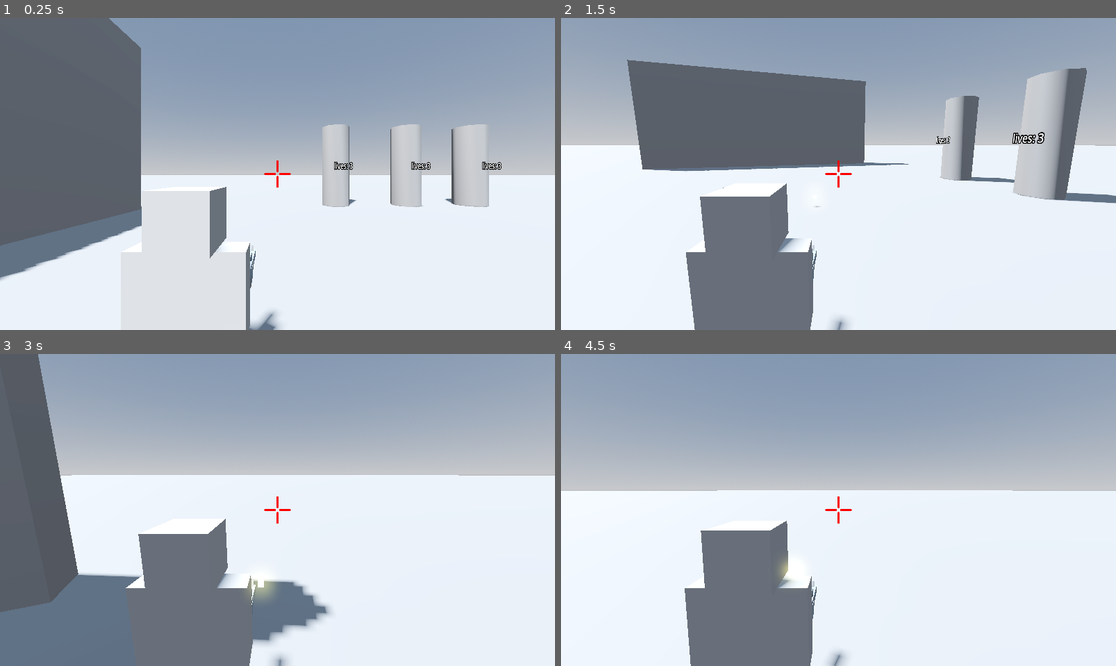
Above: before the commit, frames 1-4 (two rows, left to right).
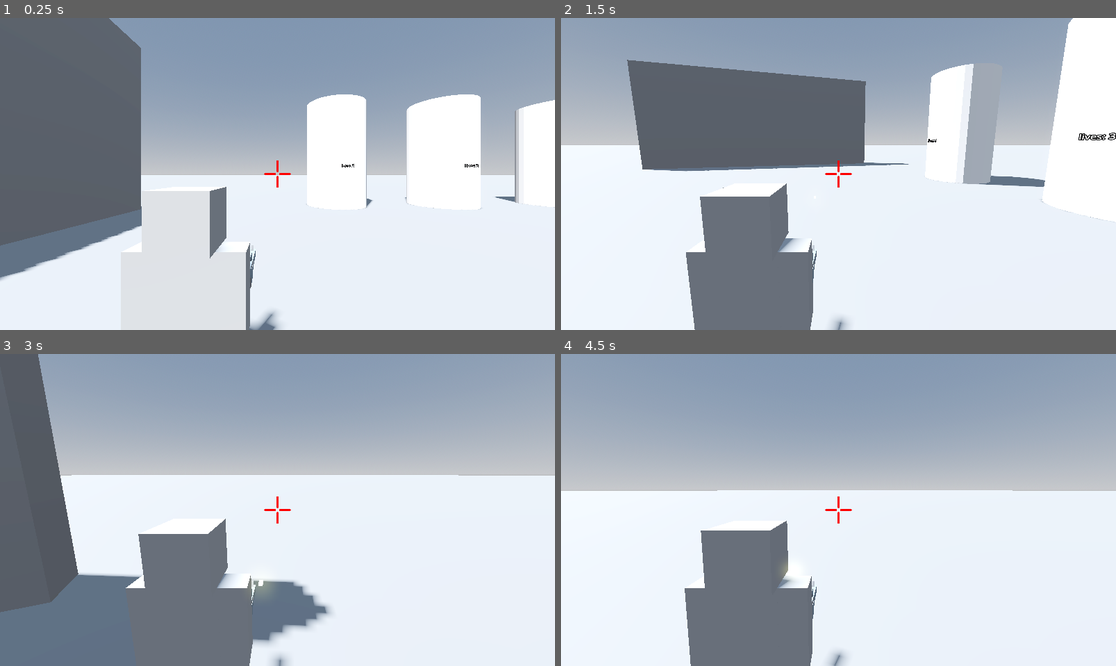
Above: after the commit, the same moments.

Repository: cheskya/ISCS3014-Project5
Game: Godot game, scene res://main.tscn
The game is run twice, just before and just after one commit, with the same random seed, the same clock (stepped at 60 frames per second) and the same inputs.
Inputs (mouse positions are in pixels of both pictures, inside the frame that each line leads up to):
- Up to frame 1 (0.25 s): no input
- Up to frame 2 (1.5 s): tap Enter at 0.5 s; move the mouse to (960, 158) at 0.52 s; press the mouse at (960, 158) at 0.53 s; hold D (move_right) 0.53-1.28 s; move the mouse to (810, 174) at 1.27 s; release the mouse at (810, 174) at 1.28 s; hold W (move_forward) from 1.28 s (still down); tap Space (shoot) at 1.35 s
- Up to frame 3 (3 s): keep holding W (move_forward); move the mouse to (288, 503) at 2.02 s; press the mouse at (288, 503) at 2.03 s; move the mouse to (271, 516) at 2.77 s; release the mouse at (271, 516) at 2.78 s; tap Space (shoot) at 2.85 s
- Up to frame 4 (4.5 s): keep holding W (move_forward); move the mouse to (877, 513) at 3.52 s; press the mouse at (877, 513) at 3.53 s; move the mouse to (794, 506) at 4.27 s; release the mouse at (794, 506) at 4.28 s; tap Space (shoot) at 4.35 s

The runs differ from the first frame. In frame 1, 9.7% of the frame differs, in the area x 55-100%, y 24-62%; in frame 2, 10%, in the area x 45-100%, y 0-65%; in frame 3, 0.1%; in frame 4, less than 0.1%.

Commit message:
Change enemy behavior and fix enemy explosion

Diff:
--- a/main.gd
+++ b/main.gd
@@ -5,11 +5,11 @@
 
 
 # Called when the node enters the scene tree for the first time.
-func _ready() -> void:
-	enemyList = get_tree().get_nodes_in_group("enemies")
-	print(enemyList)
-	for enemy in enemyList:
-			enemy.enemy_killed.connect(_on_enemy_killed)
+#func _ready() -> void:
+	#enemyList = get_tree().get_nodes_in_group("enemies")
+	#print(enemyList)
+	#for enemy in enemyList:
+			#enemy.enemy_killed.connect(_on_enemy_killed)
 
 
 # Called every frame. 'delta' is the elapsed time since the previous frame.
@@ -17,5 +17,5 @@
 	pass
 
 
-func _on_enemy_killed(enemy) -> void:
-	enemyGroup.remove_child(enemy)
+#func _on_enemy_killed(enemy) -> void:
+	#enemyGroup.remove_child(enemy)
--- a/main.tscn
+++ b/main.tscn
@@ -33,20 +33,21 @@
 
 [node name="Enemies" type="CSGCombiner3D" parent="."]
 use_collision = true
-collision_layer = 24
+collision_layer = 16
 
 [node name="Enemy" parent="Enemies" instance=ExtResource("2_l6v80")]
-transform = Transform3D(1.49023, 0, 0, 0, 2.1942, 0, 0, 0, 1.49023, 0, 3.08267, 10.6746)
+transform = Transform3D(1, 0, 0, 0, 1, 0, 0, 0, 1, 0, 3.08267, 10.6746)
 
 [node name="Enemy2" parent="Enemies" instance=ExtResource("2_l6v80")]
-transform = Transform3D(1.49023, 0, 0, 0, 2.1942, 0, 0, 0, 1.49023, -3.84146, 3.08267, 10.6746)
+transform = Transform3D(1, 0, 0, 0, 1, 0, 0, 0, 1, -5.75826, 3.08267, 10.6746)
 
 [node name="Enemy3" parent="Enemies" instance=ExtResource("2_l6v80")]
-transform = Transform3D(1.49023, 0, 0, 0, 2.1942, 0, 0, 0, 1.49023, -7.35761, 3.08267, 10.6746)
+transform = Transform3D(1, 0, 0, 0, 1, 0, 0, 0, 1, -12.2365, 3.08267, 10.6746)
 
 [node name="Indestructibles" type="CSGCombiner3D" parent="."]
 use_collision = true
-collision_layer = 18
+collision_layer = 16
+collision_mask = 5
 
 [node name="Wall" type="CSGBox3D" parent="Indestructibles"]
 transform = Transform3D(1, 0, 0, 0, 5.32, 0, 0, 0, 14.62, 10.2749, 4.2356, 0.238056)
--- a/scenes/bullet/bullet.gd
+++ b/scenes/bullet/bullet.gd
@@ -1,4 +1,4 @@
-extends RigidBody3D
+extends Area3D
 
 @export var speed = 50.0
 @export var collisions = 0
@@ -6,29 +6,46 @@
 @onready var mesh = $MeshInstance3D
 @onready var ray = $RayCast3D
 @onready var particles = $GPUParticles3D
+@onready var life_timer = $LifeTimer
+@onready var explosion_timer = $ExplosionTimer
 
 var direction
 var is_moving = false
 
+
+func _ready():
+	life_timer.start()
+
+
 func _physics_process(delta):
 	if is_moving:
 		position += direction * speed * delta
-		if ray.is_colliding():
-			collisions += 1
-			get_parent().remove_child(self)
-			queue_free()
-			mesh.visible = false
-			particles.emitting = true
-			if (ray.get_collider().is_in_group("enemies")):
-				print("enemy")
-			else:
-				print("indestructible")
 
 
 func start():
 	is_moving = true
 
 
-func _on_timer_timeout():
+func _on_life_timer_timeout():
 	get_parent().remove_child(self)
 	queue_free()
+
+
+func _on_explosion_timer_timeout():
+	get_parent().remove_child(self)
+	queue_free()
+
+
+func _on_area_entered(area: Area3D) -> void:
+	#mesh.visible = false
+	print(area)
+	particles.emitting = true
+	explosion_timer.start()
+	get_parent().remove_child(self)
+	queue_free()
+
+
+func _on_body_entered(body: Node3D) -> void:
+	print(body)
+	particles.emitting = true
+	explosion_timer.start()
--- a/scenes/bullet/bullet.tscn
+++ b/scenes/bullet/bullet.tscn
@@ -11,6 +11,7 @@
 emission_energy_multiplier = 8.1
 
 [sub_resource type="BoxShape3D" id="BoxShape3D_n6r41"]
+size = Vector3(1.07959, 1.07104, 1)
 
 [sub_resource type="ParticleProcessMaterial" id="ParticleProcessMaterial_1ixsa"]
 initial_velocity_min = 3.0
@@ -26,10 +27,9 @@
 material = SubResource("StandardMaterial3D_t30th")
 size = Vector3(0.04, 0.04, 0.04)
 
-[node name="Bullet" type="RigidBody3D"]
+[node name="Bullet" type="Area3D"]
 collision_layer = 4
-collision_mask = 0
-gravity_scale = 0.0
+collision_mask = 16
 script = ExtResource("1_b6w8w")
 
 [node name="MeshInstance3D" type="MeshInstance3D" parent="."]
@@ -40,11 +40,12 @@
 
 [node name="RayCast3D" type="RayCast3D" parent="."]
 transform = Transform3D(-0.0601739, -5.90319e-11, 0.00034047, -1.3358e-17, -0.05, -6.57495e-09, 0.000470515, -7.54956e-09, 0.0435425, 0.00046158, -0.00106352, -0.0308638)
+visible = false
 target_position = Vector3(0, 0, -1)
 collision_mask = 10
 
 [node name="CollisionShape3D" type="CollisionShape3D" parent="."]
-transform = Transform3D(0.05, 0, 0, 0, 0.05, 0, 0, 0, 0.05, 0, 0, 0.000548601)
+transform = Transform3D(0.05, 0, 0, 0, 0.05, 0, 0, 0, 0.05, -0.00198975, -6.10354e-06, 0.000548601)
 shape = SubResource("BoxShape3D_n6r41")
 
 [node name="GPUParticles3D" type="GPUParticles3D" parent="."]
@@ -58,9 +59,15 @@
 process_material = SubResource("ParticleProcessMaterial_1ixsa")
 draw_pass_1 = SubResource("BoxMesh_ax7xd")
 
-[node name="Timer" type="Timer" parent="."]
+[node name="LifeTimer" type="Timer" parent="."]
 wait_time = 5.0
 one_shot = true
 autostart = true
 
-[connection signal="timeout" from="Timer" to="." method="_on_timer_timeout"]
+[node name="ExplosionTimer" type="Timer" parent="."]
+wait_time = 0.5
+
+[connection signal="area_entered" from="." to="." method="_on_area_entered"]
+[connection signal="body_entered" from="." to="." method="_on_body_entered"]
+[connection signal="timeout" from="LifeTimer" to="." method="_on_life_timer_timeout"]
+[connection signal="timeout" from="ExplosionTimer" to="." method="_on_explosion_timer_timeout"]
--- a/scenes/enemy/enemy.gd
+++ b/scenes/enemy/enemy.gd
@@ -1,4 +1,4 @@
-extends CSGCylinder3D
+extends StaticBody3D
 
 var lives = 3
 var has_exploded = false
@@ -6,10 +6,14 @@
 
 @onready var label = $Label3D
 @onready var hitbox = $HitBox
+@onready var explosion = $GPUParticles3D
+@onready var explosion_timer = $ExplosionTimer
+@onready var body = $Body
 
-var ExplosionScene = preload("res://scenes/explosion/explosion.tscn")
+func _ready():
+	explosion.emitting = false
 
-func _on_hit_box_body_entered(body: Node3D) -> void:
+func _on_hit_box_area_entered(area: Area3D) -> void:
 	if has_exploded:
 		return
 
@@ -19,14 +23,16 @@
 	if lives <= 0:
 		has_exploded = true
 		hitbox.set_deferred("monitoring", false)
+		explode()
 
-		var explosion = ExplosionScene.instantiate()
-		get_parent().add_child(explosion)
-		explosion.global_position = global_position
-		explosion.emitting = true
 
-		await get_tree().create_timer(0.05).timeout
-		explosion.emitting = false
+func explode():
+	body.hide()
+	label.hide()
+	explosion.emitting = true
+	explosion_timer.start()
 
-		enemy_killed.emit(self)
-		queue_free()
+
+func _on_explosion_timer_timeout() -> void:
+	get_parent().remove_child(self)
+	queue_free()
--- a/scenes/enemy/enemy.tscn
+++ b/scenes/enemy/enemy.tscn
@@ -1,30 +1,42 @@
-[gd_scene load_steps=3 format=3 uid="uid://cvkcgxwx2sbwm"]
+[gd_scene load_steps=5 format=3 uid="uid://cvkcgxwx2sbwm"]
 
 [ext_resource type="Script" path="res://scenes/enemy/enemy.gd" id="1_7vac8"]
+[ext_resource type="PackedScene" uid="uid://bwn8wrj5iymdu" path="res://scenes/explosion/explosion.tscn" id="2_lsrgg"]
+[ext_resource type="PackedScene" uid="uid://bslmwyvk5qc27" path="res://addons/enemy/enemy.glb" id="3_mud4n"]
 
 [sub_resource type="CylinderShape3D" id="CylinderShape3D_cbfpa"]
-height = 1.803
-radius = 0.624383
+height = 6.72674
+radius = 1.56301
 
-[node name="Enemy" type="CSGCylinder3D" groups=["enemies"]]
-transform = Transform3D(1.49023, 0, 0, 0, 2.1942, 0, 0, 0, 1.49023, 0, 0, 0)
-use_collision = true
-collision_layer = 24
-collision_mask = 4
+[node name="Enemy" type="StaticBody3D" groups=["enemies"]]
+collision_layer = 16
 script = ExtResource("1_7vac8")
 
+[node name="Body" parent="." instance=ExtResource("3_mud4n")]
+transform = Transform3D(1, 0, 0, 0, 1, 0, 0, 0, 1, 0, -2.17115, 0)
+
+[node name="CollisionShape3D" type="CollisionShape3D" parent="."]
+transform = Transform3D(1.01957, 0, 0, 0, 1.01957, 0, 0, 0, 1.01957, 0, 0, 0)
+shape = SubResource("CylinderShape3D_cbfpa")
+
 [node name="HitBox" type="Area3D" parent="."]
-transform = Transform3D(-1, 0, -8.74228e-08, 0, 1, 0, 8.74228e-08, 0, -1, -0.0493542, 0.0200486, -0.731619)
-collision_layer = 8
+collision_layer = 16
 collision_mask = 4
 
 [node name="CollisionShape3D" type="CollisionShape3D" parent="HitBox"]
-transform = Transform3D(-1.01957, 0, 8.91336e-08, 0, 1.01957, 0, -8.91336e-08, 0, -1.01957, -0.0493541, -0.0200486, -0.731619)
+transform = Transform3D(1.01957, 0, 0, 0, 1.01957, 0, 0, 0, 1.01957, 0, 0, 0)
 shape = SubResource("CylinderShape3D_cbfpa")
 
 [node name="Label3D" type="Label3D" parent="."]
-transform = Transform3D(-1, 0, -8.74228e-08, 0, 1, 0, 8.74228e-08, 0, -1, -0.0493542, 0.0200486, -0.731619)
+transform = Transform3D(-1, 0, -8.74228e-08, 0, 1, 0, 8.74228e-08, 0, -1, -0.0493542, 0.0200486, -1.74542)
 pixel_size = 0.006
 text = "lives: 3"
 
-[connection signal="body_entered" from="HitBox" to="." method="_on_hit_box_body_entered"]
+[node name="GPUParticles3D" parent="." instance=ExtResource("2_lsrgg")]
+transform = Transform3D(1, 0, 0, 0, 1, 0, 0, 0, 1, 0, 0, 0)
+
+[node name="ExplosionTimer" type="Timer" parent="."]
+wait_time = 0.5
+
+[connection signal="area_entered" from="HitBox" to="." method="_on_hit_box_area_entered"]
+[connection signal="timeout" from="ExplosionTimer" to="." method="_on_explosion_timer_timeout"]
--- a/scenes/player/player.gd
+++ b/scenes/player/player.gd
@@ -67,7 +67,6 @@
 
 	velocity = velocity.move_toward(move_direction * move_speed, acceleration * delta)
 	move_and_slide()
-	print(_camera.global_transform.basis.z)
 
 	if Input.is_action_pressed("shoot"):
 		if !is_shooting:
